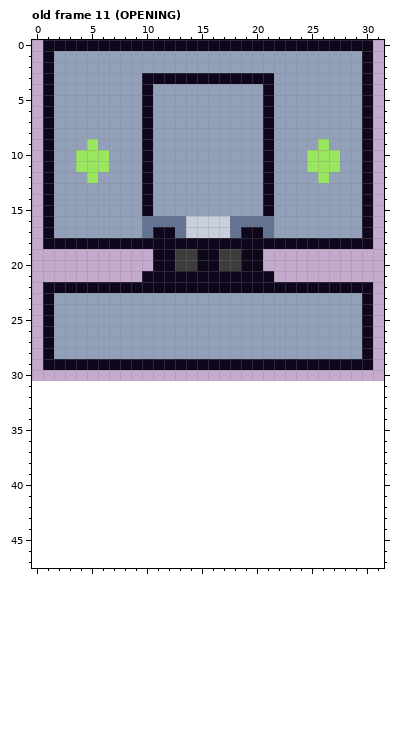
Two versions of one pixel-art file, public/assets/sprites/door_glass_single_east-west.aseprite. Above, as it was before the edit.
32x32 pixels, 13 frames. Colours within 5 levels of each other are drawn and written as one. Shown: old frame 11 (OPENING). The old version is drawn lined up with the new one, on the new canvas. The commit also changed other frames, which this record leaves out.
Once edited:
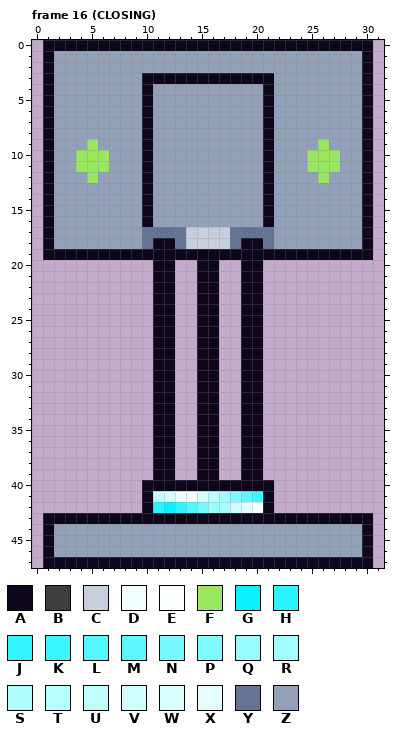
Palette (. is transparent): A #0e071b  B #3d3d3d  C #c7cfdd  D #f2ffff  E #fcffff  F #99e65f  G #0cf1ff  H #2bf4ff  J #32f4ff  K #3bf5ff  L #54f7ff  M #5cf8ff  N #76faff  P #7dfbff  Q #99fdff  R #a1fdff  S #aefdff  T #b8feff  U #befeff  V #cefeff  W #d7feff  X #e3feff  Y #657392  Z #92a1b9
A new or re-ordered frame is compared with the old frame closest to it.
Change:
canvas 32x32 -> 32x48, the old top-left corner now at 0,-1 (the part of the old canvas that was cut away was empty and is not shown)
frames 13 -> 19
Changed rows in their new state; - is an unchanged pixel.
Frame 16 (CLOSING) is new; against old frame 11 (OPENING):
first column x 1:
16 ---------AZZZZZZZZZZA---------
17 ----------YY------YY----------
18 -ZZZZZZZZY--YCCCCY--YZZZZZZZZ-
19 AAAAAAAAAA--AA--AA--AAAAAAAAAA
20 ------------..--..------------
21 ---------.--..--..--.---------
22 ..........--..--..--..........
23 ..........AA..AA..AA..........
24 ..........AA..AA..AA..........
25 ..........AA..AA..AA..........
26 ..........AA..AA..AA..........
27 ..........AA..AA..AA..........
28 ..........AA..AA..AA..........
29 ..........--..--..--..........
30 ----------AA--AA--AA----------
31 ----------AA--AA--AA----------
32 ----------AA--AA--AA----------
33 ----------AA--AA--AA----------
34 ----------AA--AA--AA----------
35 ----------AA--AA--AA----------
36 ----------AA--AA--AA----------
37 ----------AA--AA--AA----------
38 ----------AA--AA--AA----------
39 ----------AA--AA--AA----------
40 ---------AAAAAAAAAAAA---------
41 ---------AUWDDWTRPMKA---------
42 ---------AHGJLNQSVXEA---------
43 AAAAAAAAAAAAAAAAAAAAAAAAAAAAAA
44 AZZZZZZZZZZZZZZZZZZZZZZZZZZZZA
45 AZZZZZZZZZZZZZZZZZZZZZZZZZZZZA
46 AZZZZZZZZZZZZZZZZZZZZZZZZZZZZA
47 AAAAAAAAAAAAAAAAAAAAAAAAAAAAAA
Changed places in both pictures, as pixel boxes (x1, y1, x2, y2):
changed: (43, 216, 373, 568)
